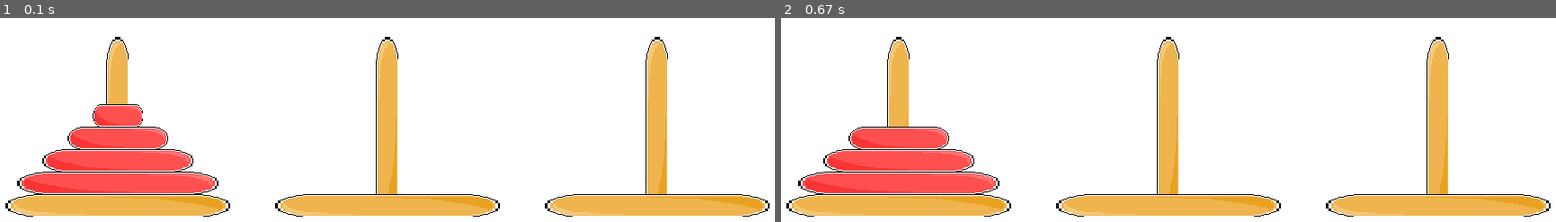
Above: before the commit, frames 1-2 (left to right).
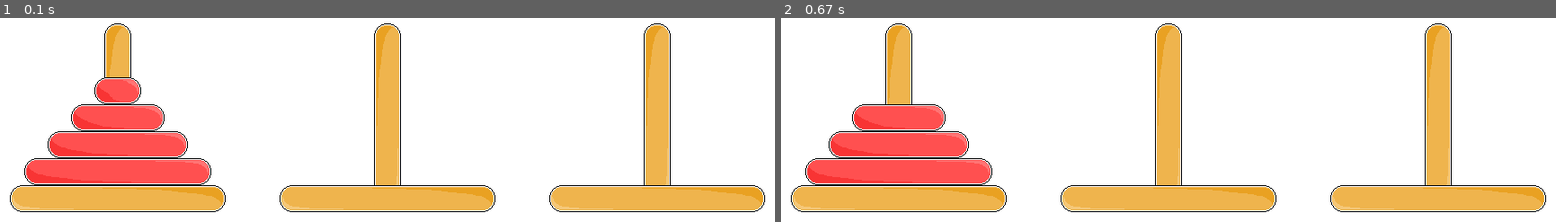
Above: after the commit, the same moments.

Repository: vvihorev/hanoi_towers-pygame
Game: pygame game, started from main.py
Same seed, same stepped clock (60 frames per second), same inputs: the game is played once before the commit and once after it.
Inputs:
- Up to frame 1 (0.1 s): no input
- Up to frame 2 (0.67 s): tap 1 at 0.33 s

The runs differ from the first frame. In frame 1, 15% of the frame differs, in the area x 0-100%, y 2-98%; in frame 2, 14%.

Commit message:
Add beautiful sprites

Diff:
--- a/main.py
+++ b/main.py
@@ -11,24 +11,109 @@
 DISPLAY_HEIGHT = 300
 DISPLAY_WIDTH = DISPLAY_HEIGHT * 3
 DISPLAYSURF = pygame.display.set_mode((DISPLAY_WIDTH, DISPLAY_HEIGHT), 0, 32)
-pygame.display.set_caption('Hanoi Towers')
+pygame.display.set_caption("Hanoi Towers")
 
 # set up colors
 WHITE = (255, 255, 255)
 BLACK = (0, 0, 0)
 
 # set up adaptivity
-BODY_HEIGHT = DISPLAY_HEIGHT // 12
+# BODY_HEIGHT = DISPLAY_HEIGHT // 12
+BODY_HEIGHT = 30
 BASE_WIDTH = (DISPLAY_WIDTH - BODY_HEIGHT * 6) // 3
-BASE_Y = (DISPLAY_HEIGHT - BODY_HEIGHT * 2)
+BASE_Y = DISPLAY_HEIGHT - BODY_HEIGHT * 2
 COLUMN_X = (DISPLAY_HEIGHT - BODY_HEIGHT) // 2
 COLUMN_Y = 2 * BODY_HEIGHT
 COLUMN_HEIGHT = DISPLAY_HEIGHT // 3 * 2
 
 # Sprites
-RING_IMG = pygame.image.load('sprites/ring.png')
-POLE_IMG = pygame.image.load('sprites/pole.png')
-BASE_IMG = pygame.image.load('sprites/base.png')
+POLE_IMG = pygame.image.load("sprites/pole.png")
+
+
+class Stretchable:
+    def __init__(self, display, images, pos, size):
+        self.display = display
+
+        l_img, m_img, r_img = images
+        left, top = pos
+        width, height = size
+
+        self.left_image = pygame.image.load(l_img)
+        self.right_image = pygame.image.load(r_img)
+        self.mid_image = pygame.image.load(m_img)
+
+        self.left_rect = self.left_image.get_rect()
+        self.right_rect = self.right_image.get_rect()
+
+        self.mid_image = pygame.transform.scale(
+            self.mid_image, (width - self.left_rect.width * 2, height)
+        )
+        self.mid_rect = self.mid_image.get_rect()
+
+        self.set_left(left)
+        self.set_top(top)
+
+    def set_centerx(self, value):
+        self.mid_rect.centerx = value
+        self.left_rect.right = self.mid_rect.left
+        self.right_rect.left = self.mid_rect.right
+
+    def get_centerx(self):
+        return self.mid_rect.centerx
+
+    def set_left(self, value):
+        self.left_rect.left = value
+        self.mid_rect.left = self.left_rect.right
+        self.right_rect.left = self.right_rect.right
+
+    def set_top(self, value):
+        self.left_rect.top = value
+        self.mid_rect.top = value
+        self.right_rect.top = value
+
+    def set_bottom(self, value):
+        self.left_rect.bottom = value
+        self.mid_rect.bottom = value
+        self.right_rect.bottom = value
+
+    def draw(self):
+        self.display.blit(self.left_image, self.left_rect)
+        self.display.blit(self.mid_image, self.mid_rect)
+        self.display.blit(self.right_image, self.right_rect)
+
+
+class StretchableRotated(Stretchable):
+    def __init__(self, *args, **kwargs):
+        super().__init__(*args, **kwargs)
+        self.left_image = pygame.transform.rotate(self.left_image, 90)
+        self.mid_image = pygame.transform.rotate(self.mid_image, 90)
+        self.right_image = pygame.transform.rotate(self.right_image, 90)
+        self.left_rect = self.left_image.get_rect()
+        self.mid_rect = self.mid_image.get_rect()
+        self.right_rect = self.right_image.get_rect()
+
+    def set_centerx(self, value):
+        self.mid_rect.centerx = value
+        self.left_rect.centerx = value
+        self.right_rect.centerx = value
+
+    def get_centerx(self):
+        return self.mid_rect.centerx
+
+    def set_left(self, value):
+        self.left_rect.left = value
+        self.mid_rect.left = value
+        self.right_rect.left = value
+
+    def set_top(self, value):
+        self.right_rect.top = value
+        self.mid_rect.top = self.right_rect.bottom
+        self.left_rect.top = self.mid_rect.bottom
+
+    def set_bottom(self, value):
+        self.left_rect.bottom = value
+        self.mid_rect.bottom = self.left_rect.top
+        self.right_rect.bottom = self.mid_rect.top
 
 
 class Tower:
@@ -36,18 +121,31 @@
         self.board = board
         self.blocks = []
 
-        self.base_image = pygame.transform.scale(BASE_IMG, (BASE_WIDTH, BODY_HEIGHT))
-        self.base = self.base_image.get_rect()
-        self.column_image = pygame.transform.scale(POLE_IMG, (BODY_HEIGHT, COLUMN_HEIGHT))
-        self.column = self.base_image.get_rect()
-
-        self.base.left = 0
-        self.base.top = BASE_Y
-        self.column.left = 0
-        self.column.top = COLUMN_Y + BODY_HEIGHT
-
-        self.base.centerx = base_center_x
-        self.column.centerx = base_center_x + (BASE_WIDTH - BODY_HEIGHT) // 2
+        self.base = Stretchable(
+            DISPLAYSURF,
+            images=(
+                "sprites/base_left.png",
+                "sprites/base_mid.png",
+                "sprites/base_right.png",
+            ),
+            pos=(0, BASE_Y),
+            size=(BASE_WIDTH, BODY_HEIGHT),
+        )
+        self.column = StretchableRotated(
+            DISPLAYSURF,
+            images=(
+                "sprites/base_left.png",
+                "sprites/base_mid.png",
+                "sprites/base_right.png",
+            ),
+            pos=(0, BASE_Y),
+            size=(COLUMN_HEIGHT, BODY_HEIGHT),
+        )
+
+        self.column.set_top(COLUMN_Y)
+
+        self.base.set_centerx(base_center_x)
+        self.column.set_centerx(base_center_x)
 
     def put_block(self, block):
         top = self.take_block()
@@ -73,26 +171,34 @@
         return None
 
     def draw(self):
-        DISPLAYSURF.blit(self.column_image, self.column)
-        DISPLAYSURF.blit(self.base_image, self.base)
+        self.column.draw()
+        self.base.draw()
 
 
 class Block:
     def __init__(self, width, body_width, tower):
         self.tower = tower
         self.width = width
-        self.position = (self.tower.board.blocks_number - self.width)
-
-        self.image = pygame.transform.scale(RING_IMG, (body_width, BODY_HEIGHT))
-        self.body = self.image.get_rect()
-
-        self.body.centerx = self.tower.base.centerx
-        self.body.bottom = BASE_Y - self.position * BODY_HEIGHT
-
-    def draw(self):
-        self.body.centerx = self.tower.base.centerx
-        self.body.bottom = BASE_Y - self.position * BODY_HEIGHT
-        DISPLAYSURF.blit(self.image, self.body)
+        self.position = self.tower.board.blocks_number - self.width
+
+        self.body = Stretchable(
+            DISPLAYSURF,
+            images=(
+                "sprites/ring_left.png",
+                "sprites/ring_mid.png",
+                "sprites/ring_right.png",
+            ),
+            pos=(0, BASE_Y),
+            size=(body_width, BODY_HEIGHT),
+        )
+
+        self.body.set_centerx(self.tower.base.get_centerx())
+        self.body.set_bottom(BASE_Y - self.position * BODY_HEIGHT)
+
+    def draw(self):
+        self.body.set_centerx(self.tower.base.get_centerx())
+        self.body.set_bottom(BASE_Y - self.position * BODY_HEIGHT)
+        self.body.draw()
 
 
 class GameBoard:
@@ -102,9 +208,12 @@
 
     def init_game(self, n):
         self.blocks_number = n
-        self.towers = [Tower(self, DISPLAY_HEIGHT // 2 * (2*i + 1)) for i in range(3)]
+        self.towers = [Tower(self, DISPLAY_HEIGHT // 2 * (2 * i + 1)) for i in range(3)]
         body_width = (BASE_WIDTH - BODY_HEIGHT) // self.blocks_number
-        self.towers[0].blocks = [Block(i, body_width * i, self.towers[0]) for i in range(self.blocks_number, 0, -1)]
+        self.towers[0].blocks = [
+            Block(i, body_width * i, self.towers[0])
+            for i in range(self.blocks_number, 0, -1)
+        ]
 
     def draw(self):
         for tower in self.towers:
Binary file removed: sprites/base.png
Binary file added: sprites/base_left.png
Binary file added: sprites/base_mid.png
Binary file added: sprites/base_right.png
Binary file removed: sprites/ring.png
Binary file added: sprites/ring_left.png
Binary file added: sprites/ring_mid.png
Binary file added: sprites/ring_right.png
